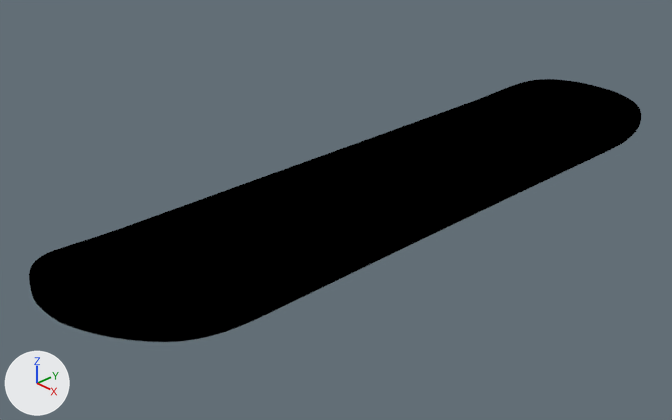
The Blender file Blender/Skateboard.blend: old version first, new version second.
Rendered twice from a 50 mm camera at (0.655, -0.7, 0.436) aimed at (-0.032, -0.053, -0.027). Arrows for +X, +Y and +Z are at lower left; the lights stay in place.

In view in the first picture: 'Deck'.
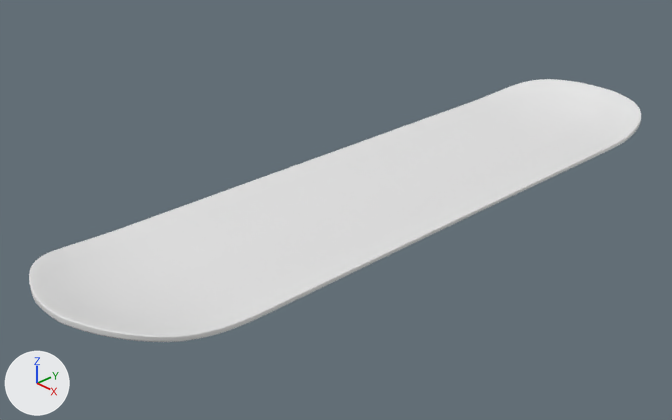
Commit message: vertex groups setup

Boxes [x1, y1, x2, y2] around the edits, measured in the pictures (672 x 420 px):
part 1 of me_deck_001, recoloured: [31, 80, 635, 333] in both
part 2 of me_deck_001, recoloured: [29, 155, 467, 342] in both
part 3 of me_deck_001, recoloured: [325, 79, 641, 218] in both

The change in detail:
Material 'Top' (mat_top) is new.
Its base color is (0.8, 0.8, 0.8) (white #e7e7e7).
Material 'Bottom' (mat_bottom) is new.
Its base color is (0.8, 0.8, 0.8) (white #e7e7e7).
Material 'Truck_Space_2' (mat_truck_space_2) is new.
Its base color is (0.8, 0.8, 0.8) (white #e7e7e7).
Material 'Truck_Space_1' (mat_truck_space_1) is new.
Its base color is (0.8, 0.8, 0.8) (white #e7e7e7).
Material 'Side' (mat_side) is new.
Its base color is (0.8, 0.8, 0.8) (white #e7e7e7).
me_deck_001 has 418 vertices, 420 faces and spans x -0.111..0.111, y -0.42..0.42, z -0.02..0.018.
me_deck_001 is used by ob_deck; location (0.0, 0.0, 0.0).
me_deck_001 part 1: 132 of the faces centred in x -0.082..0.082, y -0.413..0.413, z -0.01..0.016 switch from mat_grip to mat_bottom (white #e7e7e7).
me_deck_001 part 2: 78 of the faces centred in x -0.111..0.111, y -0.42..-0.091, z -0.005..0.017 switch from mat_grip to mat_side (white #e7e7e7).
me_deck_001 part 3: 78 of the faces centred in x -0.111..0.111, y 0.091..0.42, z -0.005..0.017 switch from mat_grip to mat_side (white #e7e7e7).
me_deck_001 now uses material mat_top (white #e7e7e7).
me_deck_001 now uses material mat_truck_space_1 (white #e7e7e7).
me_deck_001 now uses material mat_truck_space_2 (white #e7e7e7).
